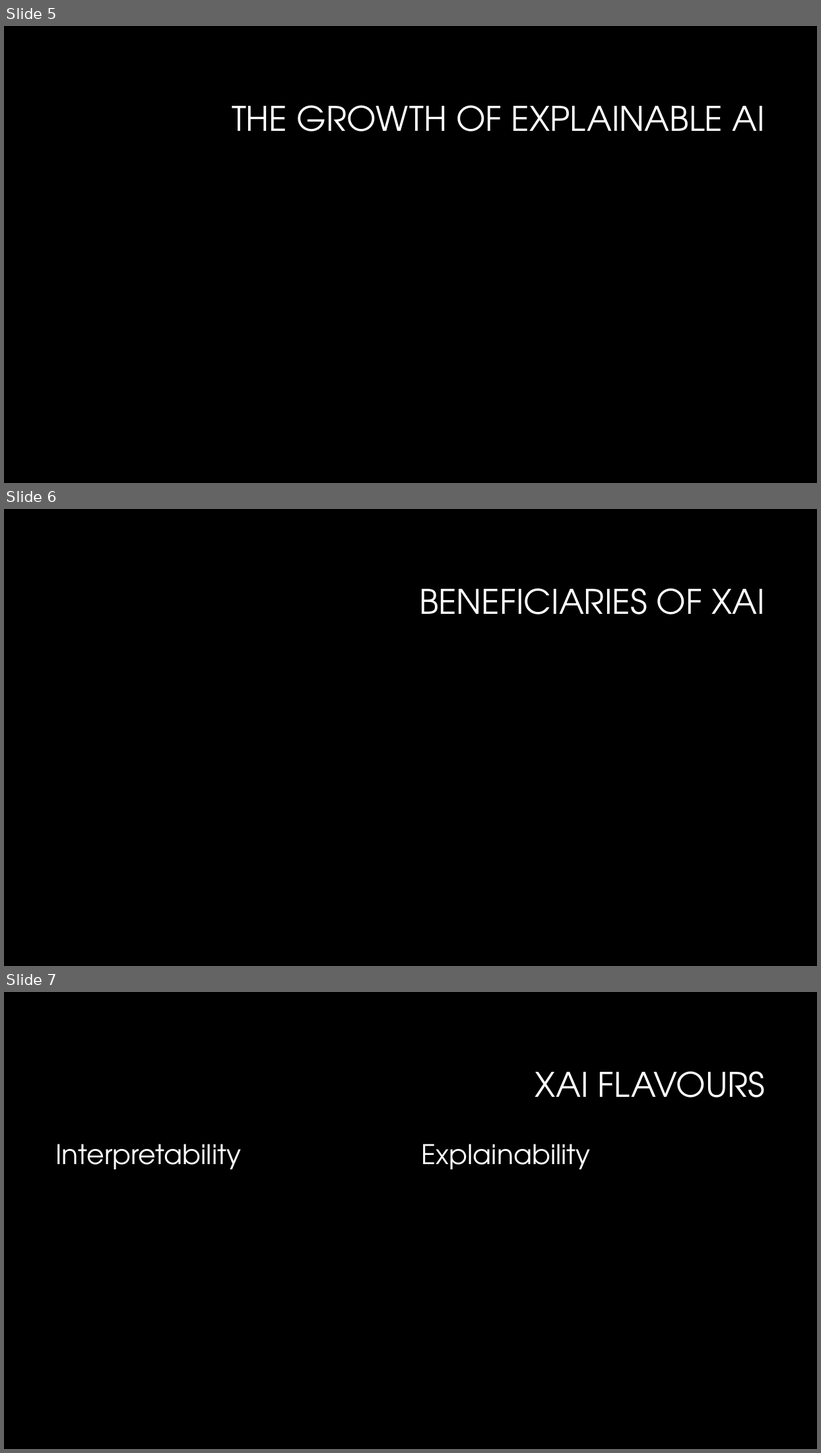
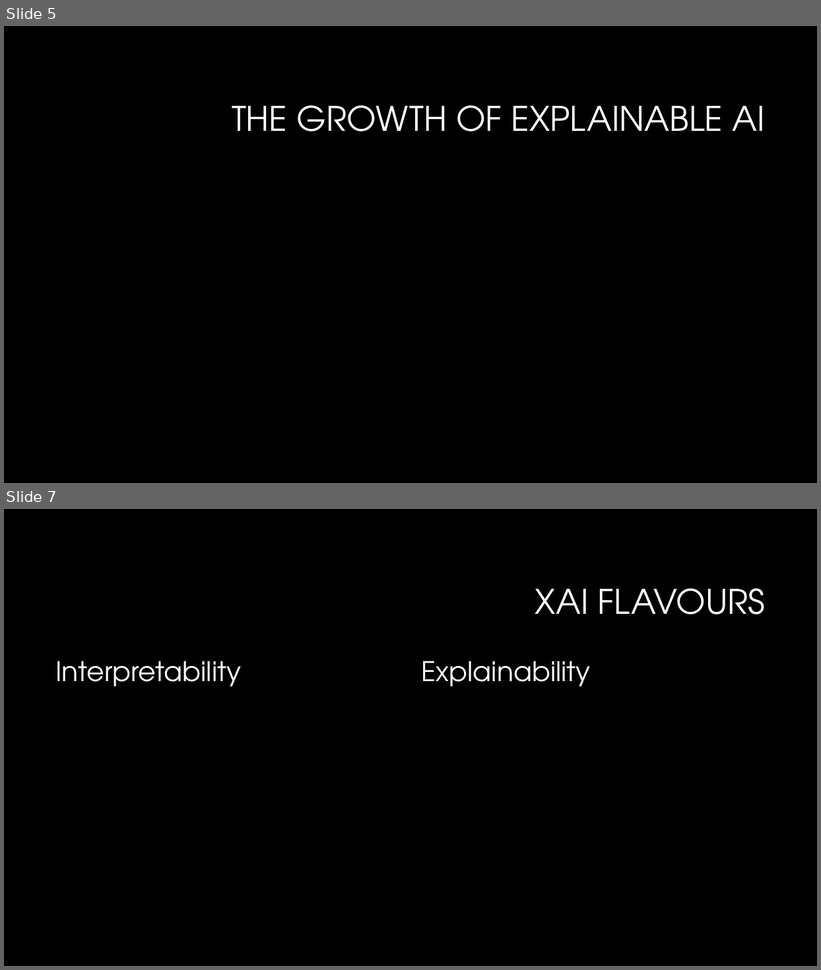
Before and after one commit to newmancodes/why-we-must-ask-why-of-machine-learning, a slide deck: Why We Must Ask Why of Machine Learning.pptx. Shown one above the other, each under a label of ours: slides 5, 6 and 7 before the commit, slides 5 and 7 after it; the slides between them are not shown. The pictures are 821x1453 and 821x970 pixels, drawn with LibreOffice and Linux fonts; fonts in the diff are those of the drawing; background and template pictures are left out. Boxes give left, top, right and bottom in pixels: in the first picture for what was removed or moved away, otherwise in the second. Text is boxed around its words. In the diff, an @@ line names an element or a change of style, - is before the commit and + after.

```diff
--- a/Why We Must Ask Why of Machine Learning.pptx
+++ b/Why We Must Ask Why of Machine Learning.pptx
@@ slide 6 removed at (x1=4, y1=509, x2=817, y2=966), background #000000 @@
@@ title removed at (x1=419, y1=588, x2=766, y2=615) @@
-BENEFICIARIES OF XAI
```
Also in this commit, not shown: 3 slides changed, 2 slides added.
